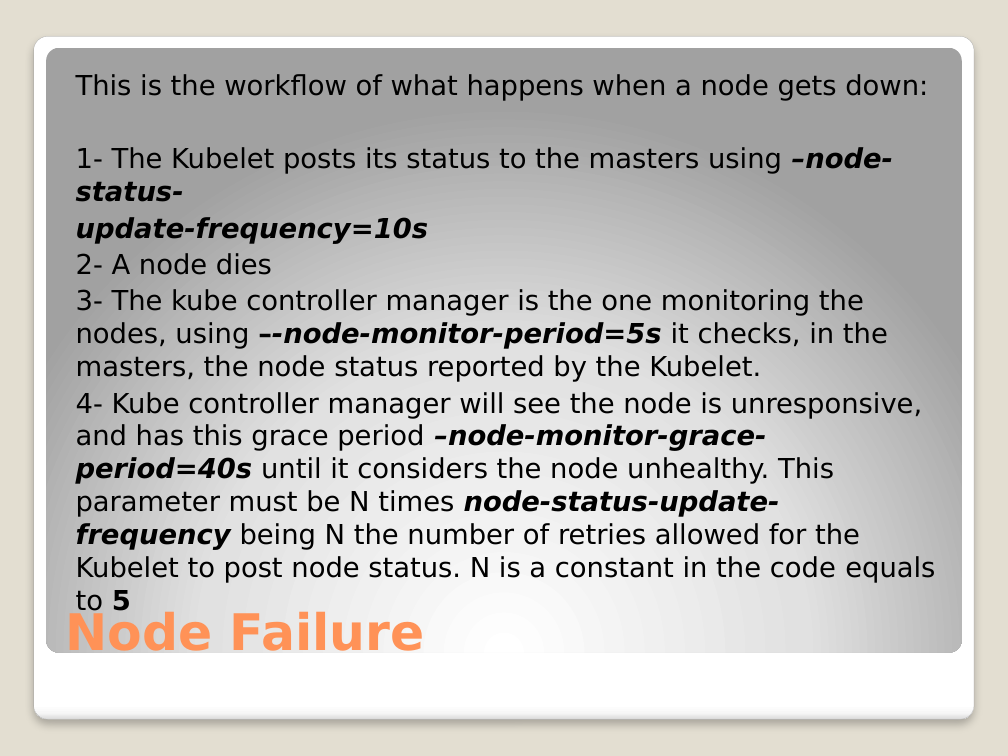
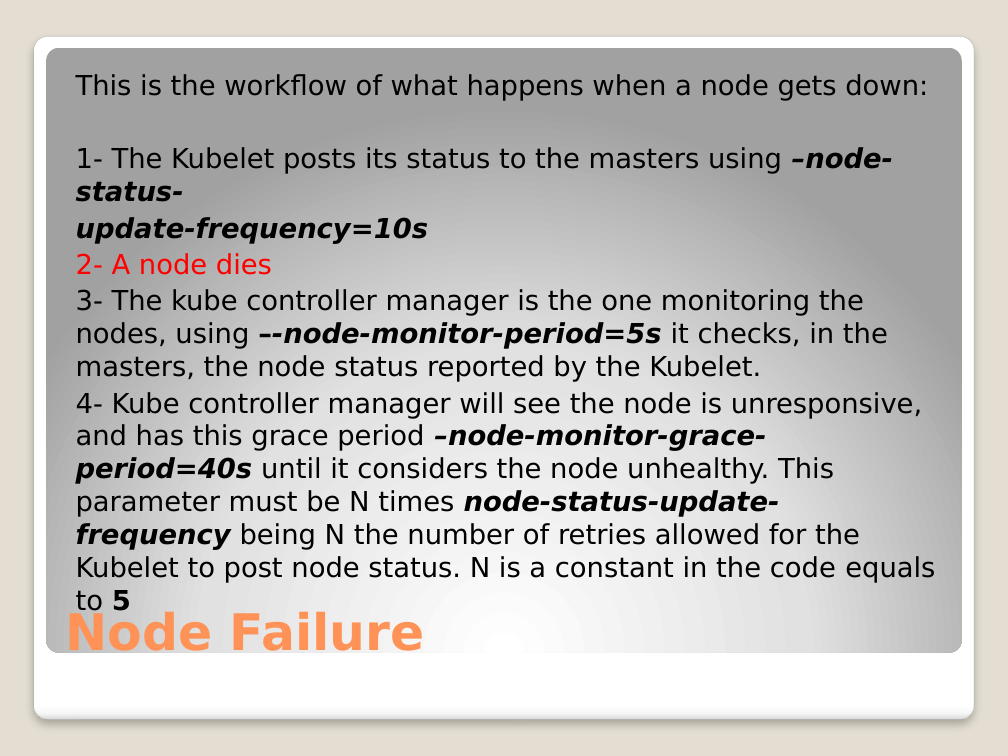
Before and after one commit to djkormo/k8s-AKS-primer, a slide deck: slide 20 of examples/atwar/presentation/Kubernetes at war on Azure.pptx. Drawn at 1008x756 pixels with LibreOffice and Linux fonts; fonts in the diff are those of the drawing. Boxes give left, top, right and bottom in pixels: in the first picture for what was removed or moved away, otherwise in the second. Text is boxed around its words. In the diff, an @@ line names an element or a change of style, - is before the commit and + after.

```diff
--- a/examples/atwar/presentation/Kubernetes at war on Azure.pptx
+++ b/examples/atwar/presentation/Kubernetes at war on Azure.pptx
@@ text at (x1=76, y1=253, x2=272, y2=275): text colour #000000 to #FF0000 in "2- A node dies" @@
```
Also in this commit, not shown: 4 other slides changed.
